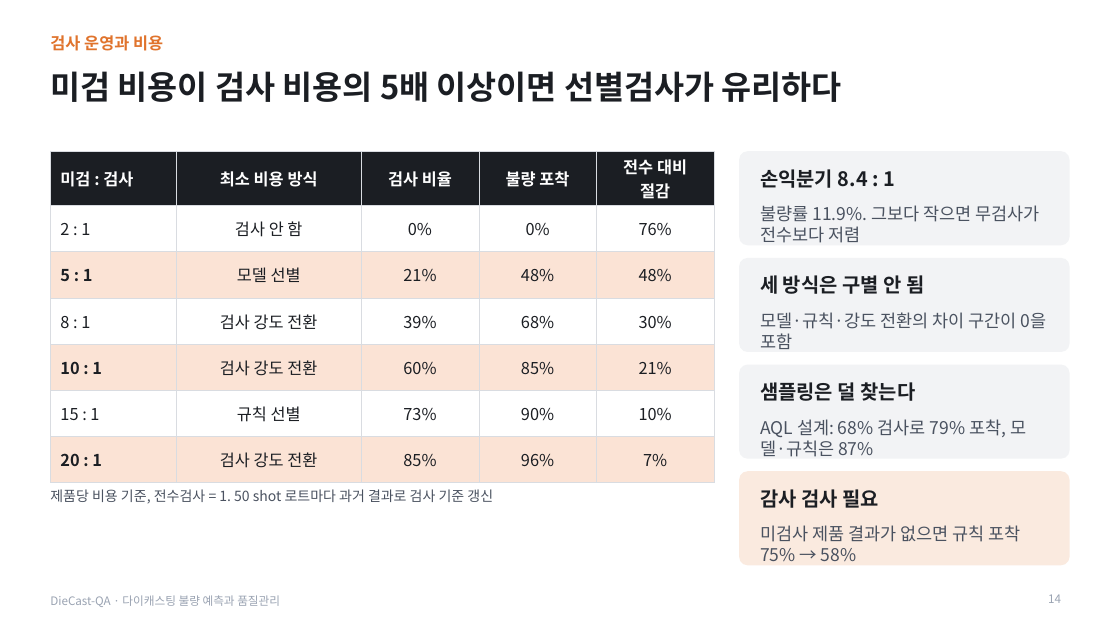
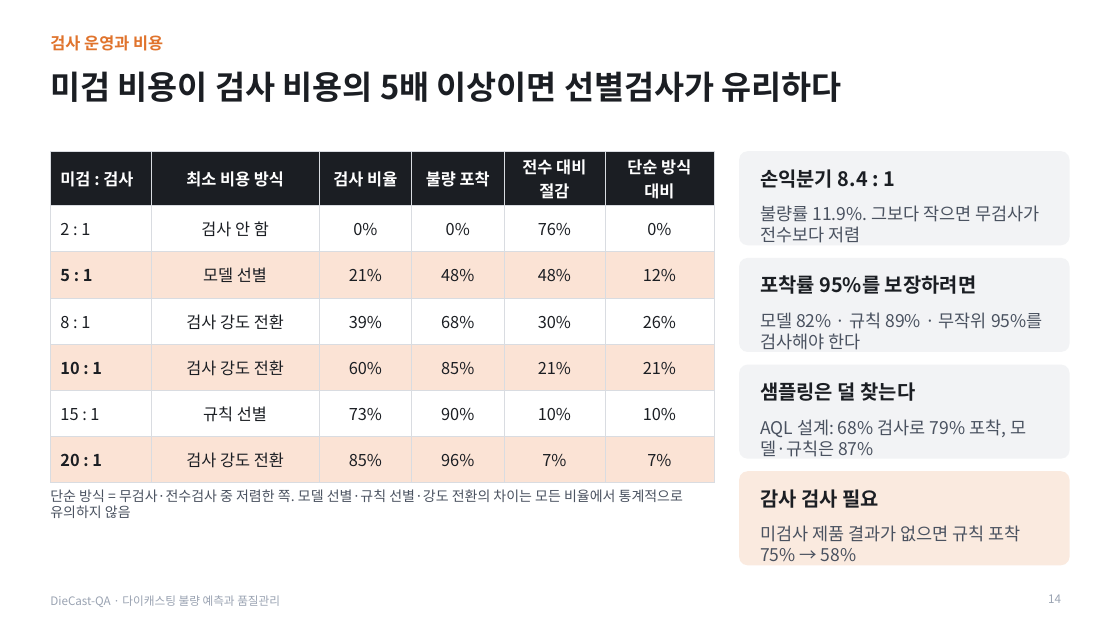
Before and after one commit to seoki0804/DieCast-QA-public, a slide deck: slide 14 of docs/presentation/DieCast-QA_최종발표.pptx. Drawn at 1120x630 pixels with LibreOffice and Linux fonts; fonts in the diff are those of the drawing. Boxes give left, top, right and bottom in pixels: in the first picture for what was removed or moved away, otherwise in the second. Text is boxed around its words. In the diff, an @@ line names an element or a change of style, - is before the commit and + after.

Commit message:
docs: 검사 비용 해석 보완 (단순 방식 대비 절감, 규칙 대비 모델 가치, 8.4절)

```diff
--- a/docs/presentation/DieCast-QA_최종발표.pptx
+++ b/docs/presentation/DieCast-QA_최종발표.pptx
@@ table at (x1=50, y1=151, x2=714, y2=472) @@
+column 6: 단순 방식 대비 | 0% | 12% | 26% | 21% | 10% | 7%
@@ text at (x1=760, y1=275, x2=976, y2=294): text changed @@
-세 방식은 구별 안 됨
+포착률 95%를 보장하려면
@@ text at (x1=760, y1=312, x2=1043, y2=350): text changed @@
-모델·규칙·강도 전환의 차이 구간이 0을 포함
+모델 82% · 규칙 89% · 무작위 95%를 검사해야 한다
@@ text at (x1=50, y1=489, x2=683, y2=518): text changed @@
-제품당 비용 기준, 전수검사 = 1. 50 shot 로트마다 과거 결과로 검사 기준 갱신
+단순 방식 = 무검사·전수검사 중 저렴한 쪽. 모델 선별·규칙 선별·강도 전환의 차이는 모든 비율에서 통계적으로 유의하지 않음
```
Also in this commit, not shown: 4 other slides changed, 5 other files.
